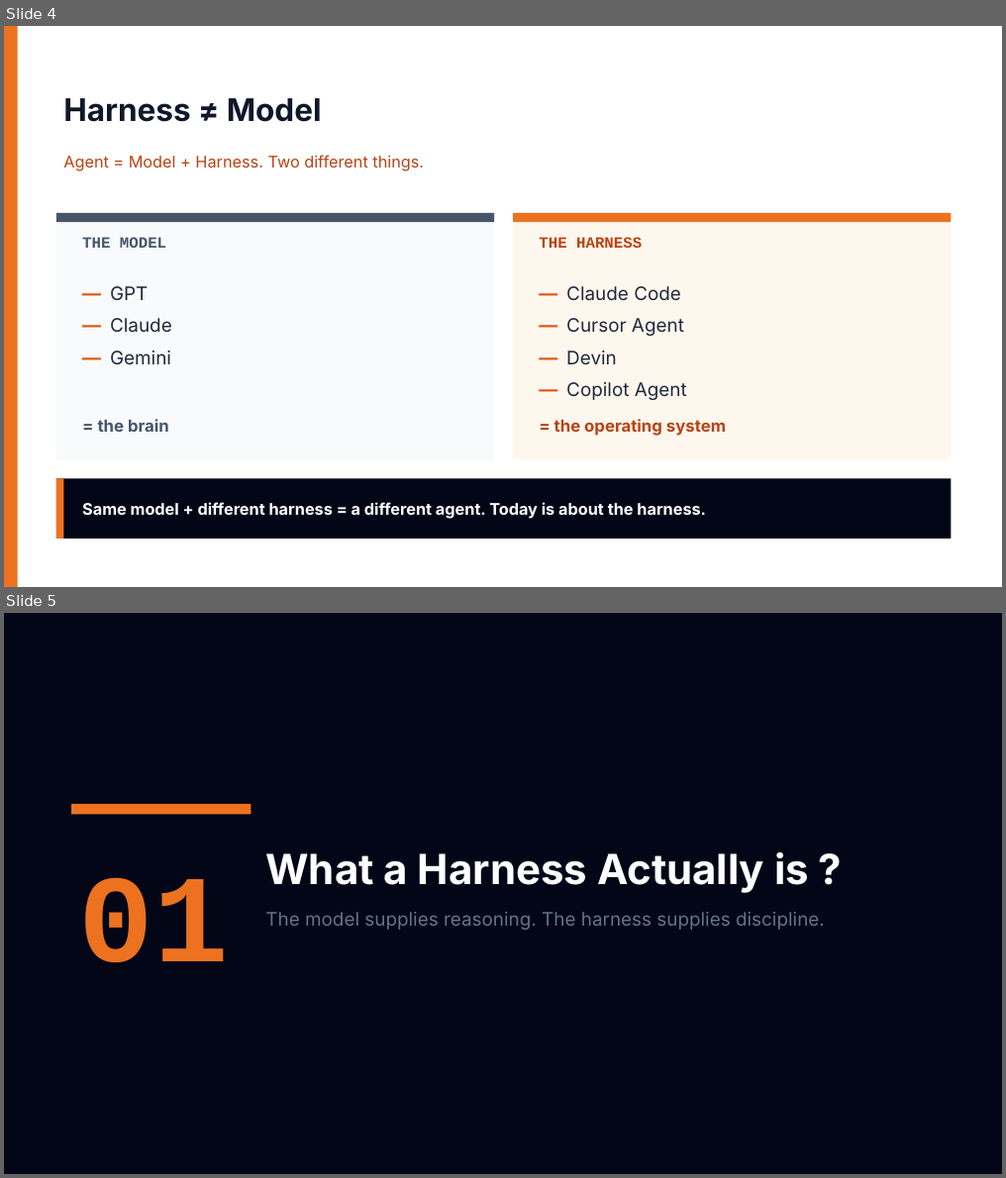
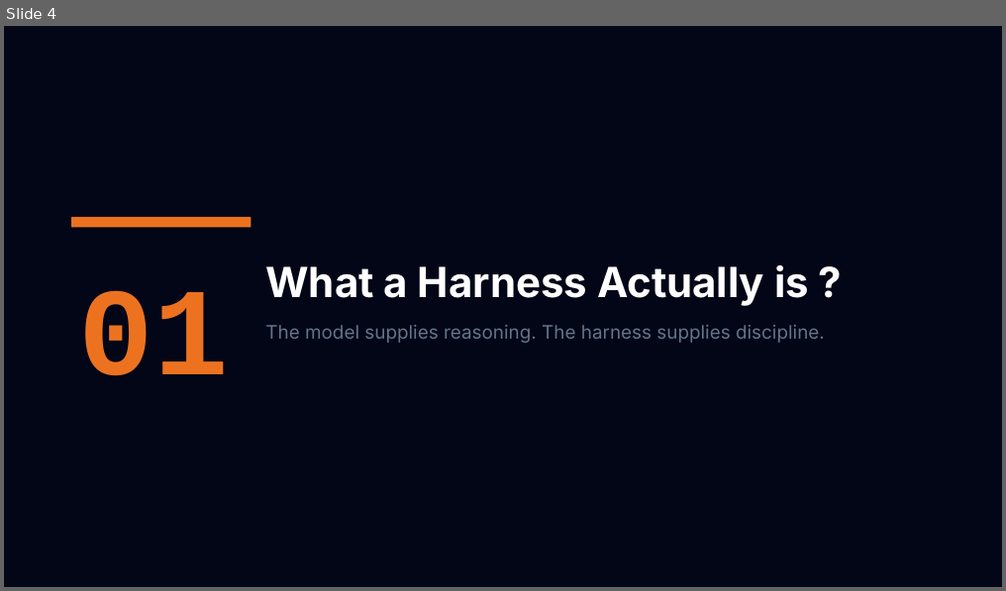
Before and after one commit to billyvu9322/harness-academy, a slide deck: seminar/AI-Agent-Harness-Seminar.pptx. Shown one above the other, each under a label of ours: slides 4 and 5 before the commit, slide 4 after it. The pictures are 1006x1178 and 1006x591 pixels, drawn with LibreOffice and Linux fonts; fonts in the diff are those of the drawing. Boxes give left, top, right and bottom in pixels: in the first picture for what was removed or moved away, otherwise in the second. Text is boxed around its words. In the diff, an @@ line names an element or a change of style, - is before the commit and + after.

```diff
--- a/seminar/AI-Agent-Harness-Seminar.pptx
+++ b/seminar/AI-Agent-Harness-Seminar.pptx
@@ slide 4 removed at (4, 26, 1002, 587), background #FFFFFF @@
@@ rectangle removed at (4, 26, 18, 587) @@
@@ text removed at (63, 98, 322, 122) @@
-Harness ≠ Model
@@ text removed at (63, 155, 424, 172) @@
-Agent = Model + Harness. Two different things.
@@ rectangle removed at (56, 213, 494, 461) @@
@@ rectangle removed at (56, 213, 494, 222) @@
@@ rectangle removed at (513, 213, 951, 461) @@
@@ rectangle removed at (513, 213, 951, 222) @@
@@ text removed at (82, 237, 166, 248) @@
-THE MODEL
@@ text removed at (539, 237, 642, 248) @@
-THE HARNESS
@@ text removed at (110, 286, 172, 365) @@
-— GPT
-— Claude
-— Gemini
@@ text removed at (566, 286, 687, 400) @@
-— Claude Code
-— Cursor Agent
-— Devin
-— Copilot Agent
@@ text removed at (98, 419, 169, 432) @@
-= the brain
@@ text removed at (554, 419, 726, 436) @@
-= the operating system
@@ rectangle removed at (56, 478, 951, 539) @@
@@ rectangle removed at (56, 478, 63, 539) @@
@@ text removed at (82, 502, 706, 519) @@
-Same model + different harness = a different agent. Today is about the harness.
@@ what was slide 5 is now slide 4 @@
```
Also in this commit, not shown: 9 slides changed, 32 other files.
